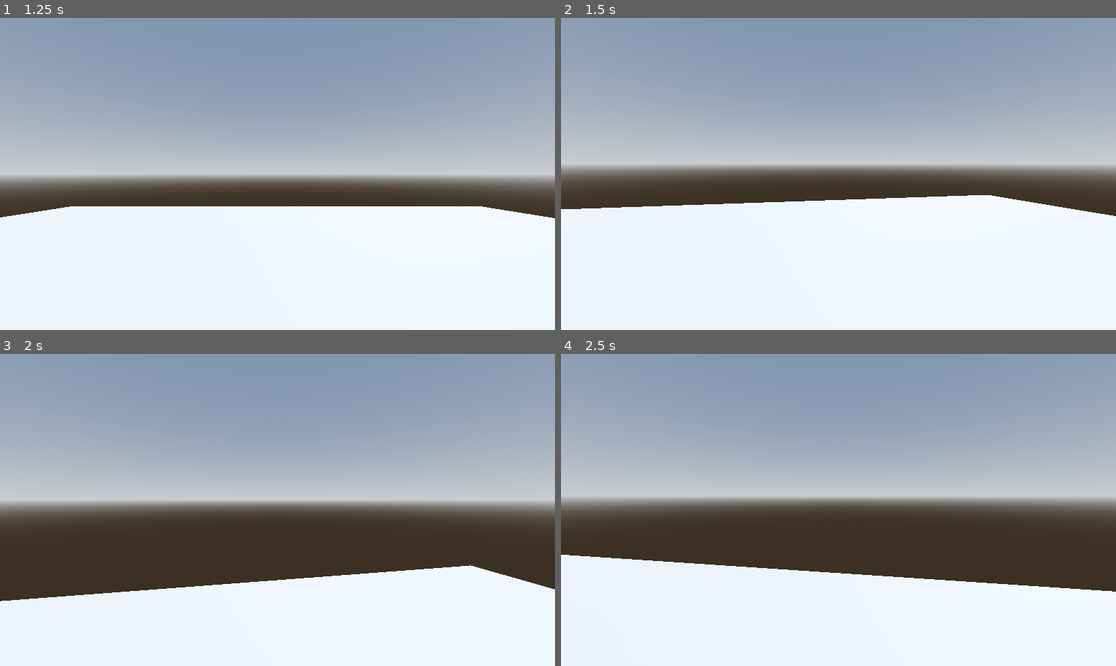
Above: before the commit, frames 1-4 (two rows, left to right).
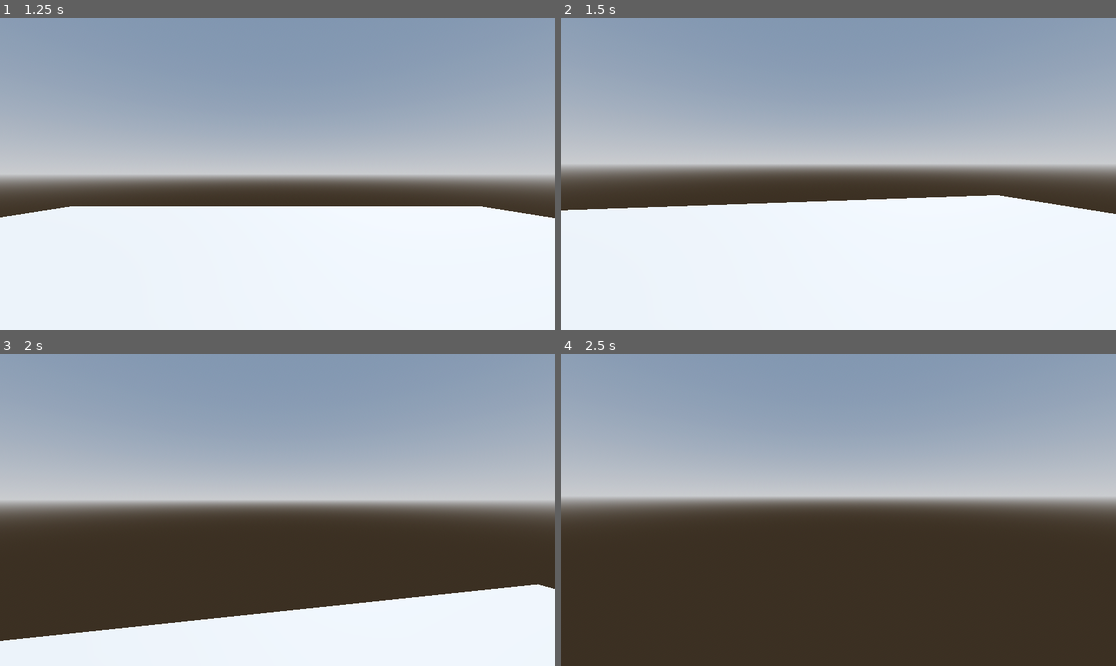
Above: after the commit, the same moments.

Repository: FishyMan1/ForgedAndDelivered
Game: Godot game, scene res://Title.tscn
Two runs of this game, one before a commit and one after it. Both use one fixed random seed, a clock stepped at 60 frames per second and the inputs below.
Inputs (mouse positions are in pixels of both pictures, inside the frame that each line leads up to):
- Up to frame 1 (1.25 s): click "Play" at 0.5 s
- Up to frame 2 (1.5 s): tap Enter at 1.25 s; move the mouse to (866, 174) at 1.27 s; hold W (up) from 1.28 s (still down); hold Shift (sprint) from 1.28 s (still down)
- Up to frame 3 (2 s): keep holding W (up); keep holding Shift (sprint); tap Space (jump) at 1.52 s
- Up to frame 4 (2.5 s): keep holding W (up); move the mouse to (810, 510) at 2.02 s; release Shift (sprint) at 2.03 s; tap Shift (sprint) at 2.1 s; tap Space (jump) at 2.27 s

Frame 1 is identical in both runs. In frame 2, 0.3% of the frame differs, in the area x 0-100%, y 56-64%; in frame 3, 9.4%; in frame 4, 30%, in the area x 0-100%, y 64-100%.

Commit message:
Movement finished

Diff:
--- a/player.gd
+++ b/player.gd
@@ -1,7 +1,8 @@
 extends CharacterBody3D
 
-
-const SPEED = 5.0
+var speed
+const WALK_SPEED = 5.0
+const SPRINT_SPEED = 8.0
 const JUMP_VELOCITY = 4.5
 const SENSITIVITY = 0.003
 
@@ -9,6 +10,7 @@
 const BOB_FREQ = 2.0
 const BOB_AMP = 0.08
 var t_bob = 0.0
+
 
 #Get the gravity from the project settings
 var gravity = 9.8
@@ -36,20 +38,32 @@
 	if Input.is_action_just_pressed("jump") and is_on_floor():
 		velocity.y = JUMP_VELOCITY
 
+#Handle Sprint
+	if Input.is_action_pressed("sprint"):
+		speed = SPRINT_SPEED
+	else:
+		speed = WALK_SPEED
+
 	# Get the input direction and handle the movement/deceleration.
 	# As good practice, you should replace UI actions with custom gameplay actions.
 	var input_dir = Input.get_vector("left", "right", "up", "down")
 	var direction = (head.transform.basis * Vector3(input_dir.x, 0, input_dir.y)).normalized()
-	if direction:
-		velocity.x = direction.x * SPEED
-		velocity.z = direction.z * SPEED
+	if is_on_floor():
+		if direction:
+			velocity.x = direction.x * speed
+			velocity.z = direction.z * speed
+		else:
+			velocity.x = lerp(velocity.x, direction.x * speed, delta * 7.0)
+			velocity.z = lerp(velocity.z, direction.z * speed, delta * 7.0)
 	else:
-		velocity.x = 0.0
-		velocity.z = 0.0
-
+		velocity.x = lerp(velocity.x, direction.x * speed, delta * 3.0)
+		velocity.z = lerp(velocity.z, direction.z * speed, delta * 3.0)
 #Head bob
 	t_bob += delta * velocity.length() * float(is_on_floor())
 	camera.transform.origin = _headbob(t_bob)
+
+
+
 
 	move_and_slide()
 
